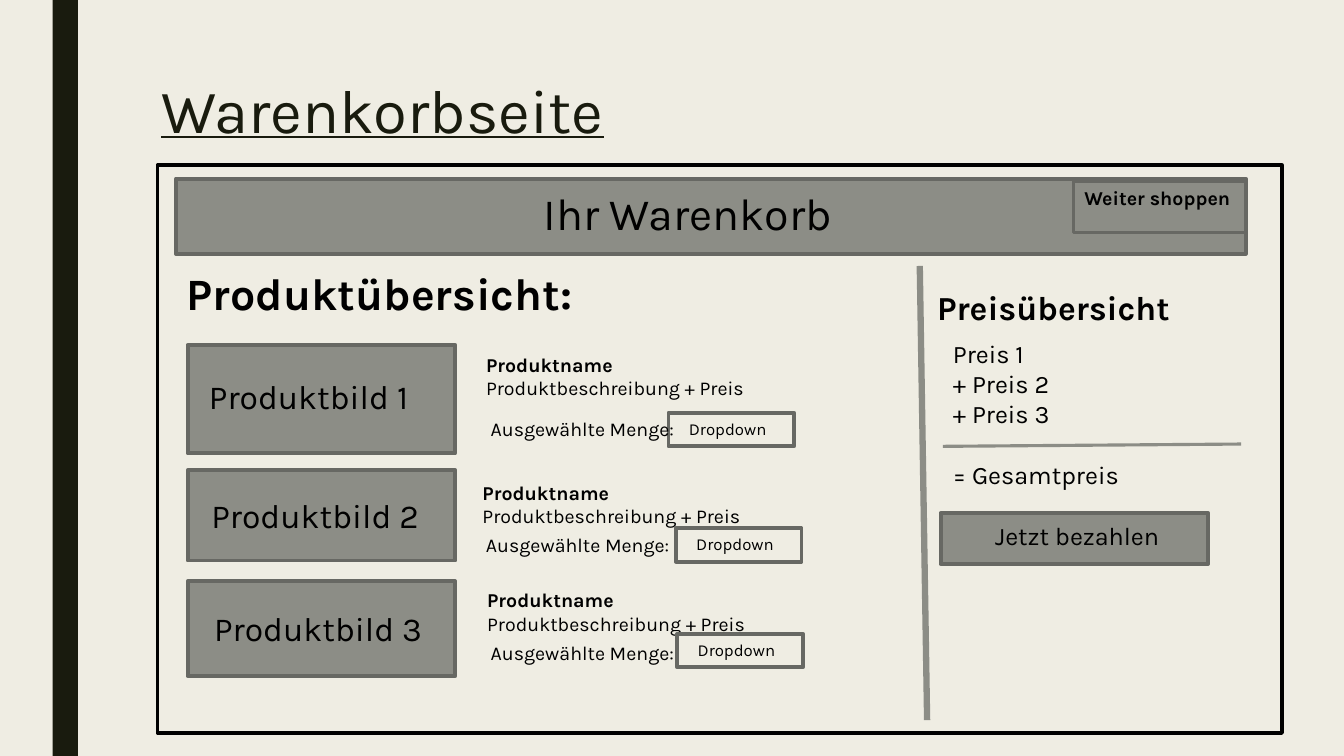
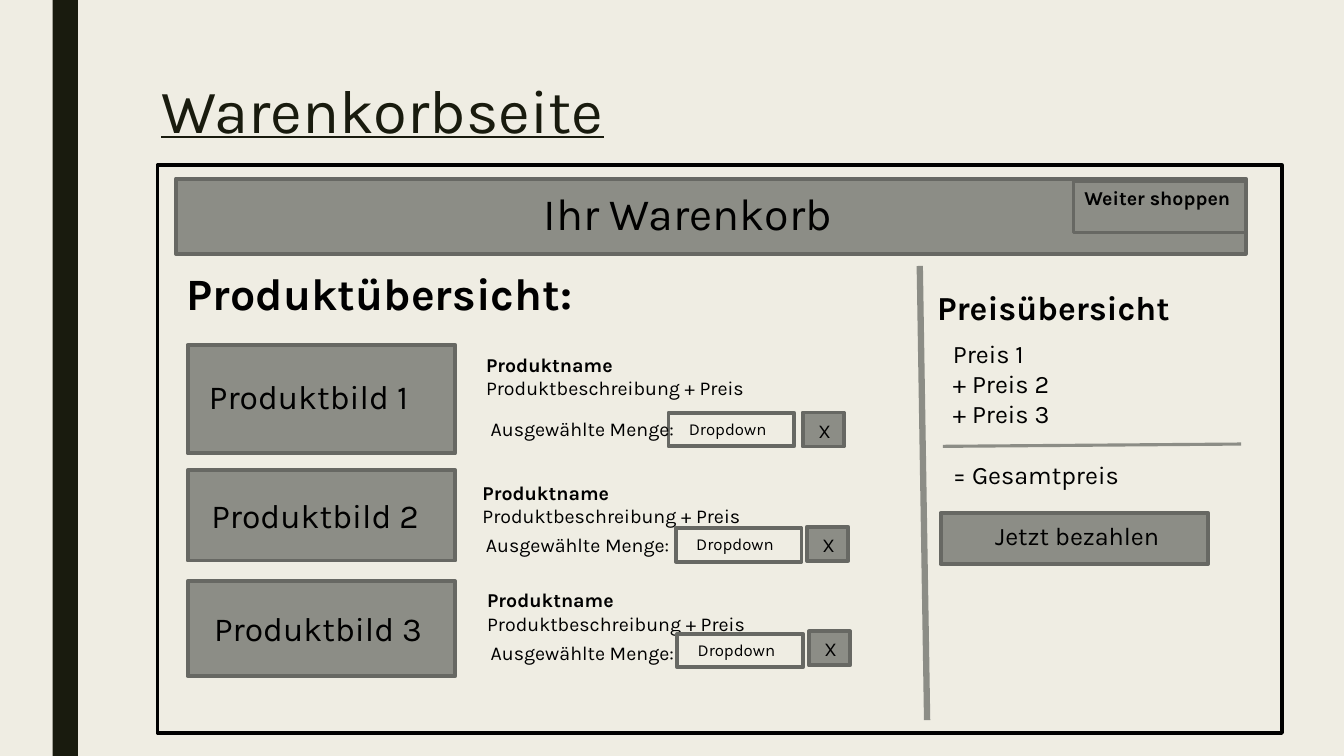
Before and after one commit to Alinabuss/Portfolio_Pruefung, a slide deck: slide 4 of Paper_Prototyp.pptx. Drawn at 1344x756 pixels with LibreOffice and Linux fonts; fonts in the diff are those of the drawing. Boxes give left, top, right and bottom in pixels: in the first picture for what was removed or moved away, otherwise in the second. Text is boxed around its words. In the diff, an @@ line names an element or a change of style, - is before the commit and + after.

Commit message:
"X-Button" - Paper_Prototyp

```diff
--- a/Paper_Prototyp.pptx
+++ b/Paper_Prototyp.pptx
@@ rectangle added at (x1=803, y1=412, x2=844, y2=447), fill #8C8D86, outline #686863 2.75 pt @@
@@ text added at (x1=818, y1=425, x2=831, y2=438), 14 pt, text #000000 @@
+X
@@ rectangle added at (x1=807, y1=527, x2=848, y2=562), fill #8C8D86, outline #686863 2.75 pt @@
@@ text added at (x1=822, y1=539, x2=835, y2=552), 14 pt, text #000000 @@
+X
@@ rectangle added at (x1=809, y1=631, x2=850, y2=665), fill #8C8D86, outline #686863 2.75 pt @@
@@ text added at (x1=824, y1=643, x2=837, y2=656), 14 pt, text #000000 @@
+X
```
